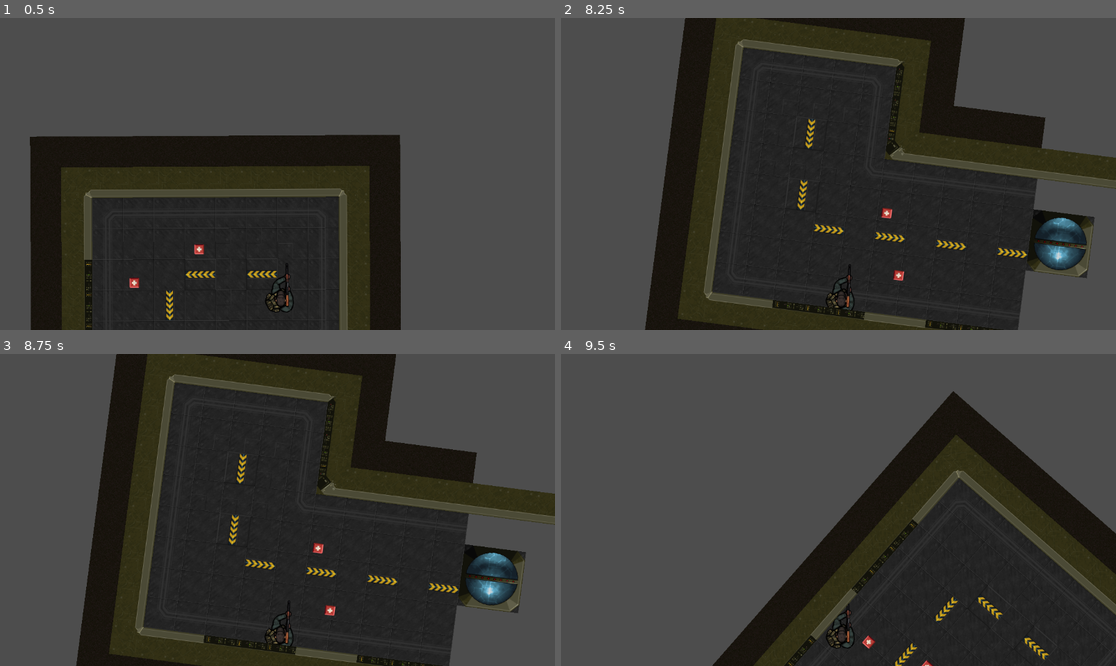
Above: before the commit, frames 1-4 (two rows, left to right).
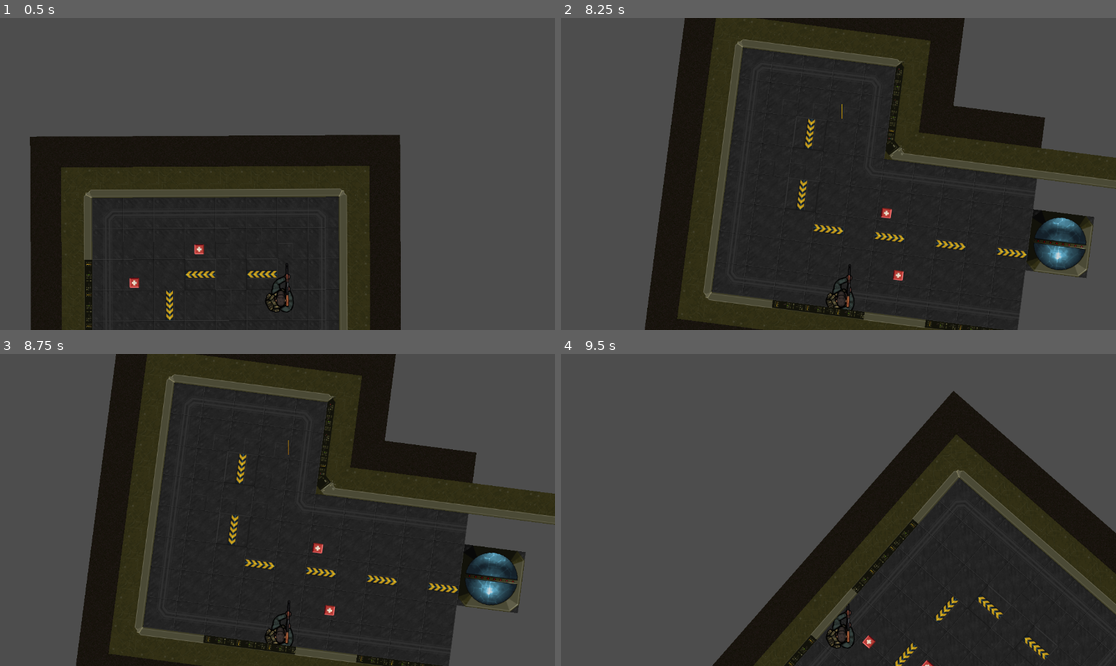
Above: after the commit, the same moments.

Repository: RQZhao01/COMP277game
Game: Godot game, scene res://Scenes/level_1.tscn
The game is run twice, just before and just after one commit, with the same random seed, the same clock (stepped at 60 frames per second) and the same inputs.
Inputs (mouse positions are in pixels of both pictures, inside the frame that each line leads up to):
- Up to frame 1 (0.5 s): no input
- Up to frame 2 (8.25 s): tap Enter at 0.5 s; move the mouse to (960, 158) at 0.52 s; press the mouse at (960, 158) at 0.53 s; hold D (move_right) 0.53-1.28 s; move the mouse to (727, 189) at 1.27 s; release the mouse at (727, 189) at 1.28 s; hold S (move_down) 1.28-2.03 s; click (727, 189) at 1.35 s; move the mouse to (894, 105) at 2.02 s; press the mouse at (894, 105) at 2.03 s; hold D (move_right) 2.03-2.78 s; move the mouse to (810, 236) at 2.77 s; release the mouse at (810, 236) at 2.78 s; hold W (move_up) 2.78-3.53 s; click (810, 236) at 2.85 s; move the mouse to (1005, 220) at 3.52 s; press the mouse at (1005, 220) at 3.53 s; hold A (move_left) 3.53-5.03 s; tap R (reload) at 4.15 s; move the mouse to (672, 127) at 4.27 s; release the mouse at (672, 127) at 4.28 s; click (672, 127) at 4.35 s; move the mouse to (866, 174) at 5.02 s; press the mouse at (866, 174) at 5.03 s; hold S (move_down) 5.03-5.78 s; move the mouse to (755, 96) at 5.77 s; release the mouse at (755, 96) at 5.78 s; hold D (move_right) 5.78-6.53 s; click (755, 96) at 5.85 s; move the mouse to (960, 158) at 6.52 s; press the mouse at (960, 158) at 6.53 s; hold W (move_up) 6.53-7.28 s; move the mouse to (727, 189) at 7.27 s; release the mouse at (727, 189) at 7.28 s; hold D (move_right) 7.28-8.03 s; click (727, 189) at 7.35 s; move the mouse to (894, 105) at 8.02 s; press the mouse at (894, 105) at 8.03 s; hold S (move_down) from 8.03 s (still down)
- Up to frame 3 (8.75 s): keep holding S (move_down)
- Up to frame 4 (9.5 s): move the mouse to (810, 572) at 8.77 s; release S (move_down) at 8.78 s; release the mouse at (810, 572) at 8.78 s; hold A (move_left) from 8.78 s (still down); click (810, 572) at 8.85 s

Frame 1 is identical in both runs. In frame 2, 0.6% of the frame differs, in the area x 15-97%, y 0-100%; in frame 3, 0.6%, in the area x 13-95%, y 0-100%; in frame 4, 0.4%.

Commit message:
shooting fix

Diff:
--- /dev/null
+++ b/Scenes/Bullet.tscn
@@ -0,0 +1,20 @@
+[gd_scene load_steps=5 format=3 uid="uid://d0yuslnprmsqs"]
+
+[ext_resource type="Script" path="res://Scripts/bullet.gd" id="1_p35qg"]
+[ext_resource type="Texture2D" uid="uid://cj0phefb4d23j" path="res://Assets/yellow.png" id="2_dfpuv"]
+
+[sub_resource type="CapsuleShape2D" id="CapsuleShape2D_8gf8c"]
+
+[sub_resource type="TubeTrailMesh" id="TubeTrailMesh_uchu6"]
+
+[node name="Bullet" type="Area2D"]
+script = ExtResource("1_p35qg")
+
+[node name="CollisionShape2D" type="CollisionShape2D" parent="."]
+shape = SubResource("CapsuleShape2D_8gf8c")
+
+[node name="Sprite2D" type="MeshInstance2D" parent="."]
+position = Vector2(0, 4.76837e-07)
+scale = Vector2(1, 30)
+mesh = SubResource("TubeTrailMesh_uchu6")
+texture = ExtResource("2_dfpuv")
--- /dev/null
+++ b/Scripts/bullet.gd
@@ -0,0 +1,16 @@
+extends Area2D
+
+var direction_shot: Vector2
+var speed = 3000
+
+# Called when the node enters the scene tree for the first time.
+func _ready() -> void:
+	print(",,,,,,,,,", direction_shot)
+	pass # Replace with function body.
+
+
+# Called every frame. 'delta' is the elapsed time since the previous frame.
+func _process(delta: float) -> void:
+	self.position = position + direction_shot * speed * delta
+
+	pass
--- a/Scripts/survivor.gd
+++ b/Scripts/survivor.gd
@@ -72,11 +72,7 @@
 		print("reload activated")
 
 
-func _physics_process(delta: float) -> void:
-	update_player_direction()
-	update_reloading()
-	update_player_movement()
-	update_player_shooting()
+
 
 func add_medkit():
 	if medkit_count < MAX_MEDKITS:
@@ -104,6 +100,11 @@
 	var scene = load("res://Scenes/GunShootSound.tscn")
 	var sound = scene.instantiate()
 	add_child(sound)
+	rifle_shoot()
+
+func _on_animated_sprite_2d_animation_finished() -> void:
+	reloading = false
+	print("animation finsihed")
 
 func stop_shooting():
 	$MuzzleFlash/AnimatedSprite2D.stop()
@@ -112,6 +113,33 @@
 func _process(_delta: float) -> void:
 	pass
 
-func _on_animated_sprite_2d_animation_finished() -> void:
-	reloading = false
-	print("animation finsihed")
+func rifle_shoot():
+	var facing_direction = Vector2.UP.rotated(rotation + PI/2)
+	var bullet = preload("res://Scenes/Bullet.tscn")
+	var projectile = bullet.instantiate()
+	var random_number = randf_range(-PI/10, PI/10)
+	projectile.position = self.position + Vector2(20,-70).rotated(rotation + PI/2)
+	projectile.rotation = rotation + PI/2
+	print(facing_direction)
+	if self.player_speed > 250:
+
+		projectile.direction_shot = facing_direction.rotated(1.5*random_number)
+		get_parent().add_child(projectile)
+
+	elif self.player_speed < 250:
+
+		projectile.direction_shot = facing_direction.rotated(0.25*random_number)
+		get_parent().add_child(projectile)
+
+	else:
+		print(random_number)
+		projectile.direction_shot = facing_direction.rotated(0.5*random_number)
+		print(facing_direction)
+		get_parent().add_child(projectile)
+
+
+func _physics_process(delta: float) -> void:
+	update_player_direction()
+	update_reloading()
+	update_player_movement()
+	update_player_shooting()
Binary file added: Assets/yellow.png
Not shown, added: Assets/yellow.png.import
Not shown, added: Assets/vivid-blurred-colorful-wallpaper-background_58702-2826.avif
Not shown, added: Scenes/vivid-blurred-colorful-wallpaper-background_58702-2826.avif
